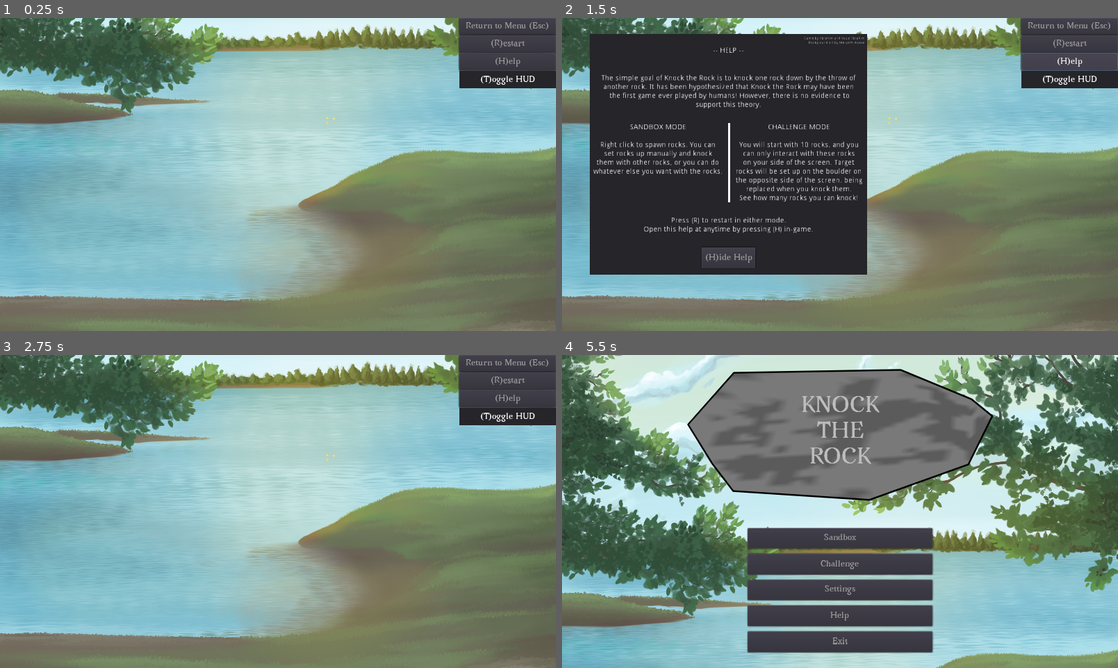
Above: before the commit, frames 1-4 (two rows, left to right).
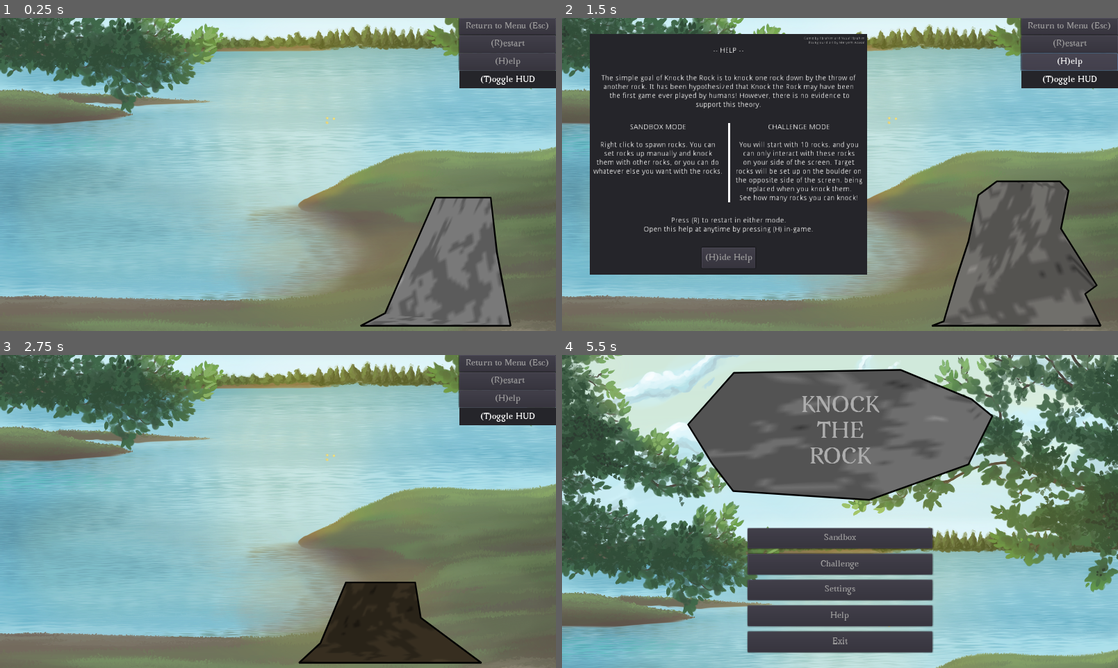
Above: after the commit, the same moments.

Repository: ebrahimebrahim/knock-the-rock
Game: Godot game, scene res://GameChallenge.tscn
Same seed, same stepped clock (60 frames per second), same inputs: the game is played once before the commit and once after it. This scene is started directly instead of the project's main scene.
Inputs:
- Up to frame 1 (0.25 s): no input
- Up to frame 2 (1.5 s): click "(R)estart" at 0.5 s; click "(H)elp" at 1.25 s
- Up to frame 3 (2.75 s): click "(R)estart" at 2 s
- Up to frame 4 (5.5 s): click "(H)elp" at 2.75 s; click "(R)estart" at 3.5 s; click "(H)elp" at 4.25 s; click "Return to Menu (Esc)" at 5 s

The runs differ from the first frame. In frame 1, 5.0% of the frame differs, in the area x 64-92%, y 57-99%; in frame 2, 6.2%, in the area x 66-97%, y 51-99%; in frame 3, 5.3%; in frame 4, 6.1%.

Commit message:
moved boulder spawning code into GameBase along with the BoulderBotRight line, since Challenge mode will likely spawn a boulder in the same way
Thinking we should do the same for rock spawning code next, although the rock spawning line would be in a different position, and it would be a different number of rocks that are spawned.

Diff:
--- a/ktr/GameBase.gd
+++ b/ktr/GameBase.gd
@@ -1,4 +1,6 @@
 extends Node2D
+
+const Boulder = preload("res://Boulder.gd")
 
 var scrolling_bg : bool = false
 var change_scene_to : String
@@ -8,11 +10,17 @@
 
 # Called when the node enters the scene tree for the first time.
 func _ready():
+	randomize()
+
 	$HUDZone/ReturnButton.connect("button_up",self,"_on_return")
 	$HUDZone/RestartButton.connect("button_up",self,"_on_restart")
 	$HUDZone/HelpButton.connect("button_up",self,"_on_help")
 	$HelpOverlay/Help.connect("hide_help",self,"_on_help")
 	Input.set_custom_mouse_cursor(open_hand,Input.CURSOR_ARROW,Vector2(21,27))
+
+	var beuld : Boulder = Boulder.new()
+	add_child(beuld)
+	beuld.set_position(random_point_on_line($BoulderBotRight)-beuld.bottom_right())
 
 func _input(event):
 	if event.is_action_pressed("return_to_menu"): _on_return()
@@ -20,6 +28,10 @@
 	if event.is_action_pressed("open_help"): _on_help()
 	if event.is_action_pressed("toggle_hud"): _on_toggle()
 	if event is InputEventMouseButton and event.button_index == BUTTON_LEFT: update_cursor()
+
+func random_point_on_line(line : Line2D):
+	assert(len(line.points)==2)
+	return line.points[0]+randf()*(line.points[1] - line.points[0])
 
 func _on_return():
 	if scrolling_bg : get_tree().quit() # allows double tap esc to quit
--- a/ktr/GameBase.tscn
+++ b/ktr/GameBase.tscn
@@ -38,6 +38,13 @@
 
 [node name="CollisionShape2D" type="CollisionShape2D" parent="Floor"]
 shape = SubResource( 1 )
+
+[node name="BoulderBotRight" type="Line2D" parent="."]
+visible = false
+points = PoolVector2Array( 850, 590, 1066, 590 )
+__meta__ = {
+"_editor_description_": "Spawn range for bottom right of default boulder"
+}
 
 [node name="HUDZone" type="VBoxContainer" parent="."]
 margin_left = 880.0
--- a/ktr/GameSandbox.gd
+++ b/ktr/GameSandbox.gd
@@ -1,18 +1,8 @@
 extends "res://GameBase.gd"
 
 const Rock = preload("res://Rock.gd")
-const Boulder = preload("res://Boulder.gd")
-
-func random_point_on_line(line : Line2D):
-	assert(len(line.points)==2)
-	return line.points[0]+randf()*(line.points[1] - line.points[0])
 
 func _ready():
-	randomize()
-	var beuld : Boulder = Boulder.new()
-	add_child(beuld)
-	beuld.set_position(random_point_on_line($BoulderBotRight)-beuld.bottom_right())
-
 	var rocks = []
 	for _i in range(2):
 		var rock : Rock = Rock.new()
--- a/ktr/GameSandbox.tscn
+++ b/ktr/GameSandbox.tscn
@@ -6,13 +6,6 @@
 [node name="Game" instance=ExtResource( 1 )]
 script = ExtResource( 2 )
 
-[node name="BoulderBotRight" type="Line2D" parent="." index="2"]
-visible = false
-points = PoolVector2Array( 850, 590, 1066, 590 )
-__meta__ = {
-"_editor_description_": "Spawn range for bottom right of default boulder"
-}
-
 [node name="RockSpawnLine" type="Line2D" parent="." index="3"]
 visible = false
 points = PoolVector2Array( 100, 300, 500, 300 )
